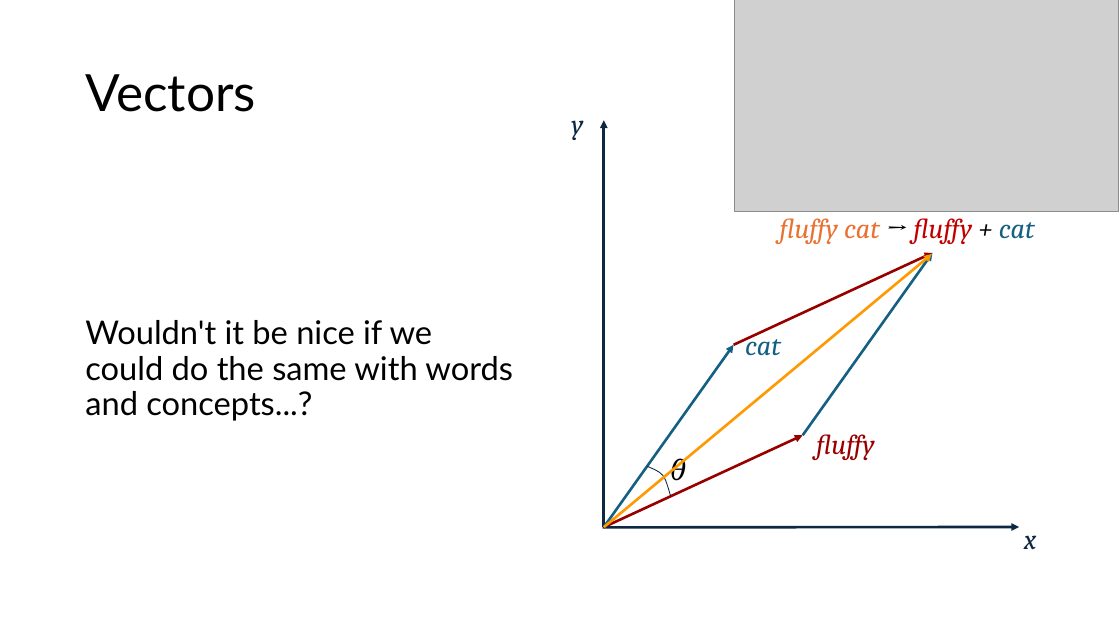
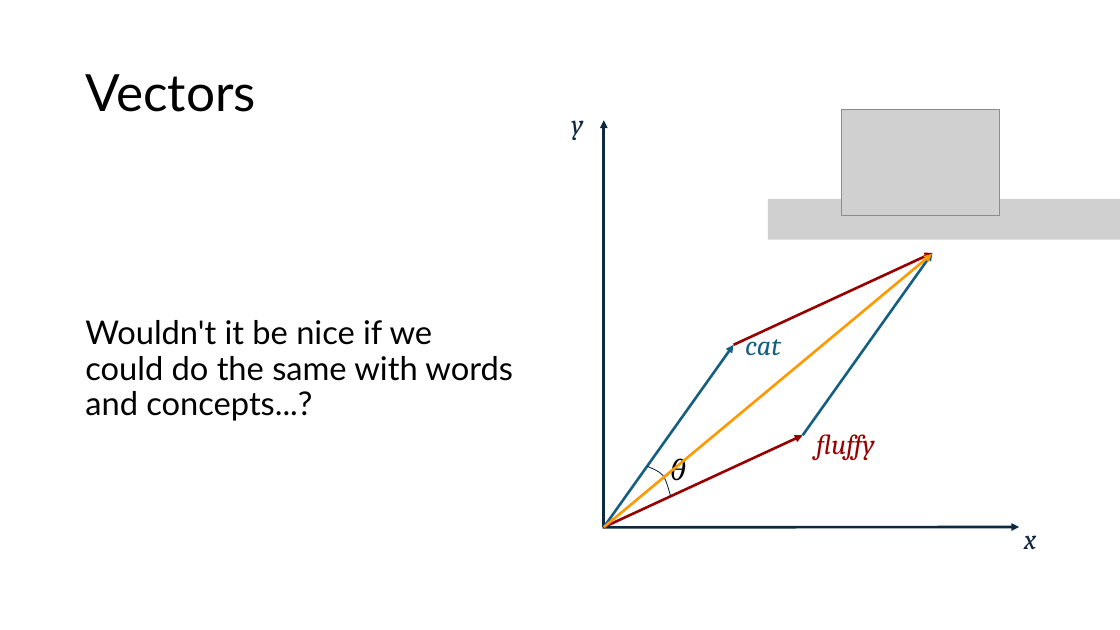
Before and after one commit to acceleratescience/large-language-models, a slide deck: slide 9 of slides/4-embeddings.pptx (slide 8 before the commit). Drawn at 1120x630 pixels with LibreOffice and Linux fonts; fonts in the diff are those of the drawing; grey boxes stand for pictures. Boxes give left, top, right and bottom in pixels: in the first picture for what was removed or moved away, otherwise in the second. Text is boxed around its words. In the diff, an @@ line names an element or a change of style, - is before the commit and + after.

```diff
--- a/slides/4-embeddings.pptx
+++ b/slides/4-embeddings.pptx
@@ picture removed at bbox=[735, 0, 1119, 212] @@
@@ picture added at bbox=[841, 109, 1000, 215] @@
@@ picture added at bbox=[768, 199, 1120, 240] @@
@@ text removed at bbox=[779, 218, 1035, 244] @@
-fluffy cat → fluffy + cat
```
Also in this commit, not shown: 4 other slides changed, 1 slide added, 1 slide removed.
